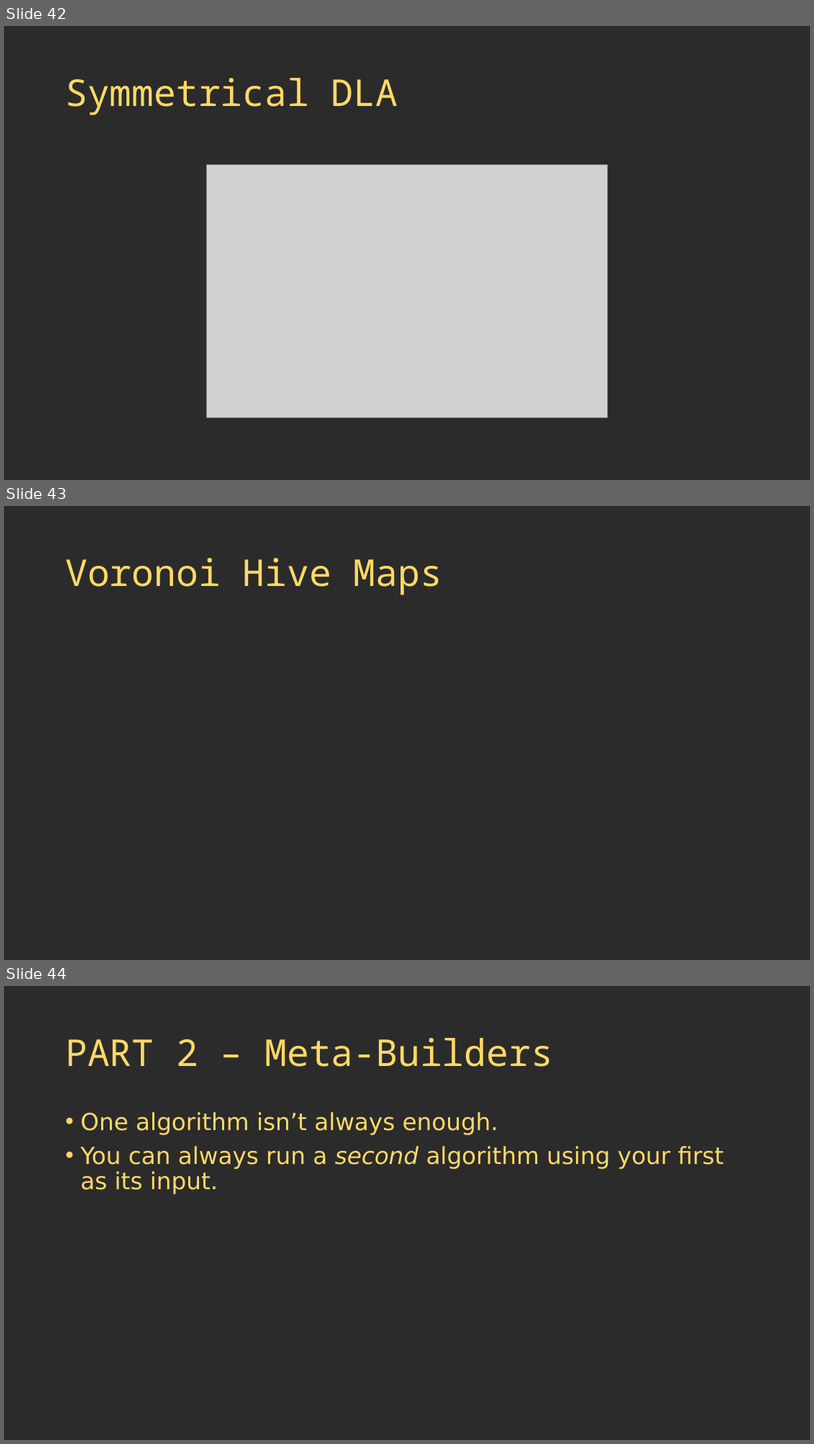
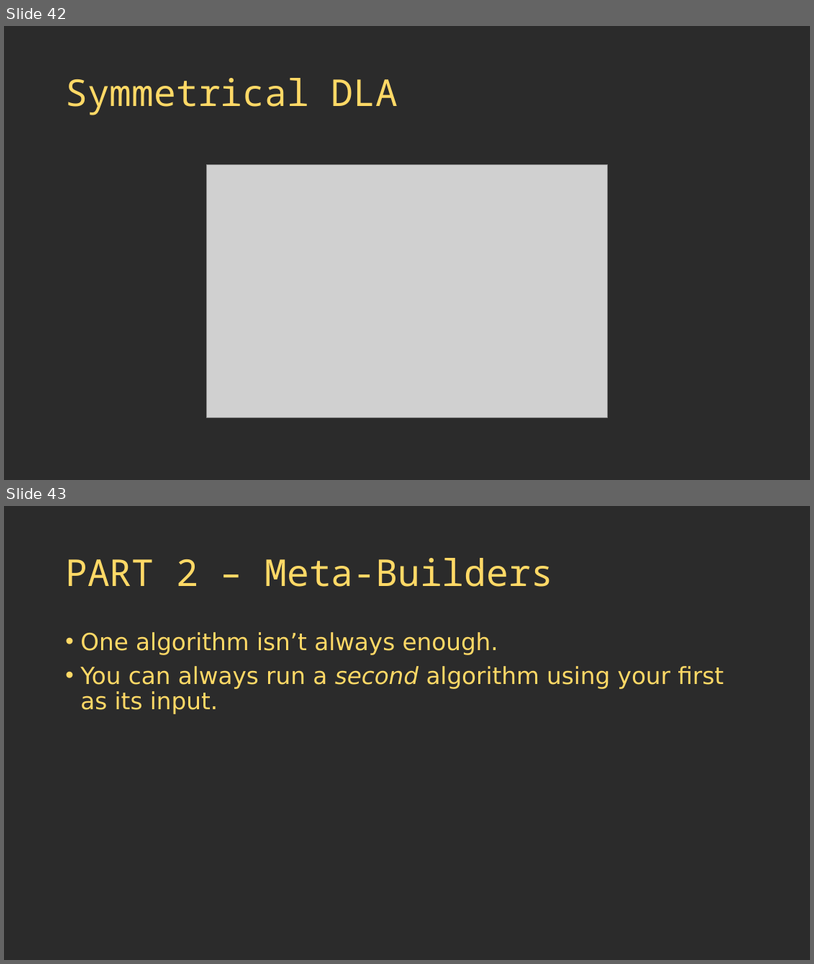
Before and after one commit to thebracket/roguelike-celebration-2020, a slide deck: Procedural Map Generation Techniques.pptx. Shown one above the other, each under a label of ours: slides 42, 43 and 44 before the commit, slides 42 and 43 after it. The pictures are 814x1444 and 814x964 pixels, drawn with LibreOffice and Linux fonts; fonts in the diff are those of the drawing; grey boxes stand for pictures; background and template pictures are left out; a plain dark background stands for a picture behind light text. Boxes give left, top, right and bottom in pixels: in the first picture for what was removed or moved away, otherwise in the second. Text is boxed around its words. In the diff, an @@ line names an element or a change of style, - is before the commit and + after.

```diff
--- a/Procedural Map Generation Techniques.pptx
+++ b/Procedural Map Generation Techniques.pptx
@@ slide 43 removed at box(4, 506, 810, 960), background picture (left out) @@
@@ title removed at box(65, 558, 442, 595) @@
-Voronoi Hive Maps
@@ what was slide 44 is now slide 43 @@
```
Also in this commit, not shown: 1 slide changed, 3 slides added, 5 other files.
